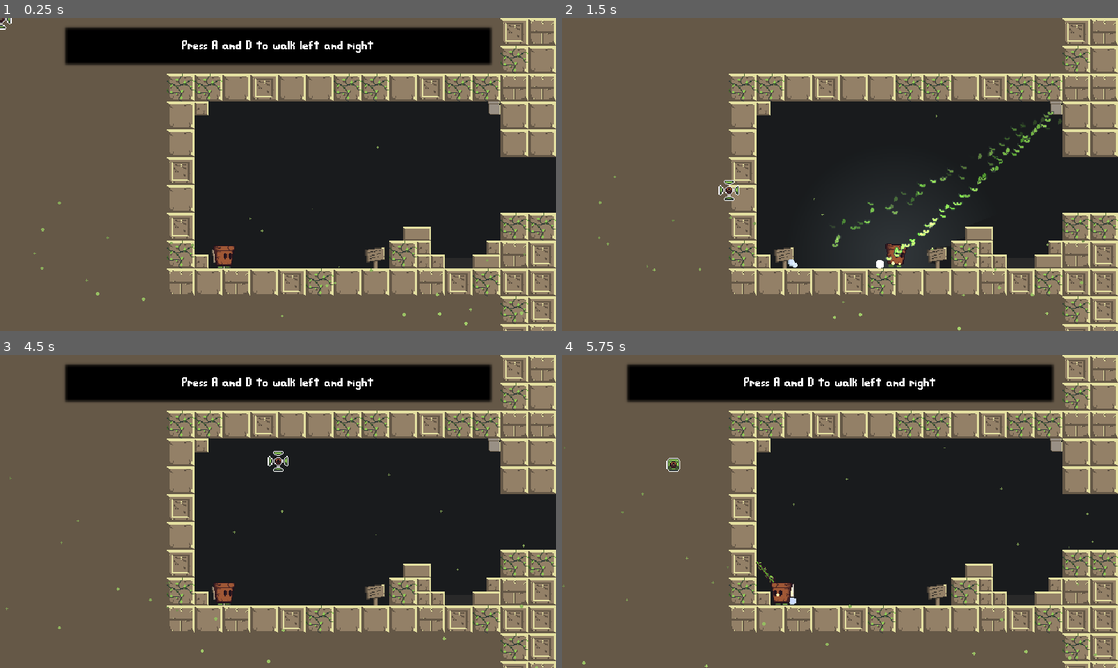
Above: before the commit, frames 1-4 (two rows, left to right).
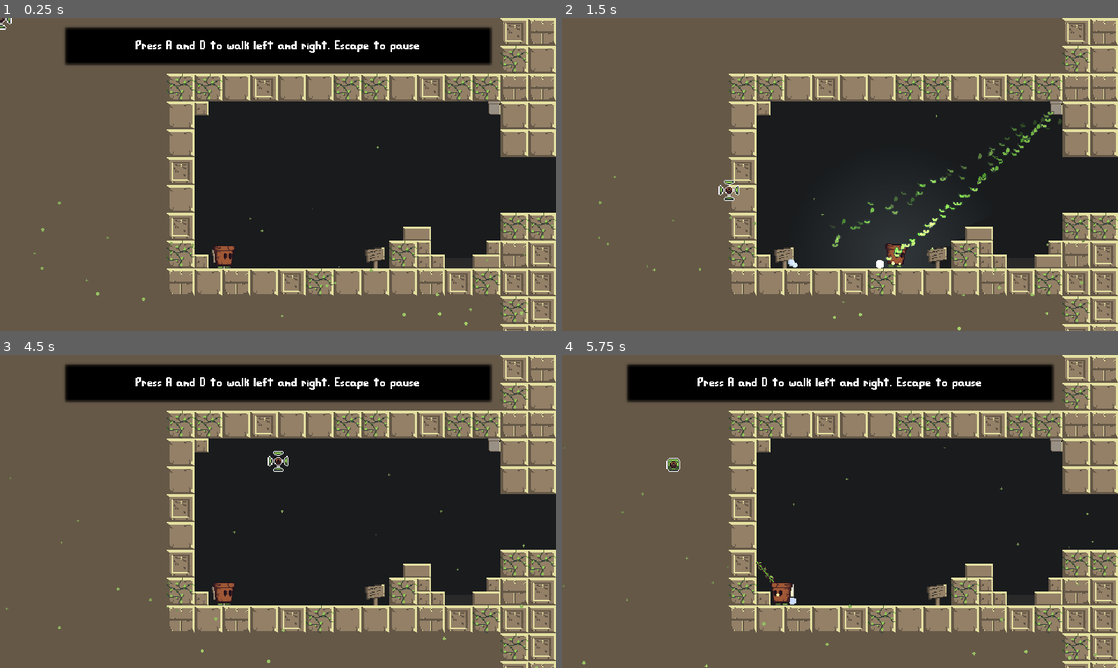
Above: after the commit, the same moments.

Repository: Sciman101/SecretSanta2020
Game: Godot game, scene res://scenes/Level.tscn
Two runs of this game, one before a commit and one after it. Both use one fixed random seed, a clock stepped at 60 frames per second and the inputs below.
Inputs (mouse positions are in pixels of both pictures, inside the frame that each line leads up to):
- Up to frame 1 (0.25 s): no input
- Up to frame 2 (1.5 s): tap A (left) at 0.5 s; move the mouse to (962, 158) at 0.52 s; hold Shift 0.53-1.28 s; hold D (right) from 0.53 s (still down); click (962, 158) at 0.67 s; tap W (jump) at 0.77 s; tap Ctrl at 0.8, 1.35 s; move the mouse to (728, 190) at 1.27 s; click (728, 190) at 1.42 s
- Up to frame 3 (4.5 s): tap W (jump) at 1.52, 3.02, 3.77 s; tap Shift at 1.55, 3.05 s; tap Space at 2 s; move the mouse to (333, 442) at 2.02 s; release D (right) at 2.03 s; hold A (left) 2.03-2.78 s; click (333, 442) at 2.1 s; tap Ctrl at 2.3, 3.8 s; move the mouse to (250, 574) at 2.77 s; hold D (right) 2.78-4.25 s; tap S (retract) at 2.85 s; click (250, 574) at 2.92 s; move the mouse to (444, 558) at 3.52 s; hold Shift 3.53-4.25 s; click (444, 558) at 3.67 s; tap Escape at 4.15 s; click "Restart Game" at 4.25 s
- Up to frame 4 (5.75 s): tap A (left) at 5 s; move the mouse to (673, 464) at 5.02 s; hold A (left) from 5.03 s (still down); tap Ctrl at 5.1 s; click (673, 464) at 5.17 s; tap W (jump) at 5.27 s; tap Shift at 5.3 s

The runs differ from the first frame. In frame 1, 0.6% of the frame differs, in the area x 24-76%, y 7-12%; in frame 2, nothing differs; in frame 3, 0.6%; in frame 4, 0.6%.

Commit message:
Added speedrun patch

Diff:
--- a/project.godot
+++ b/project.godot
@@ -10,7 +10,6 @@
 
 _global_script_classes=[  ]
 _global_script_class_icons={
-
 }
 
 [application]
@@ -65,23 +64,23 @@
 
 right={
 "deadzone": 0.5,
-"events": [ Object(InputEventKey,"resource_local_to_scene":false,"resource_name":"","device":0,"alt":false,"shift":false,"control":false,"meta":false,"command":false,"pressed":false,"scancode":68,"unicode":0,"echo":false,"script":null)
-, Object(InputEventKey,"resource_local_to_scene":false,"resource_name":"","device":0,"alt":false,"shift":false,"control":false,"meta":false,"command":false,"pressed":false,"scancode":16777233,"unicode":0,"echo":false,"script":null)
+"events": [ Object(InputEventKey,"resource_local_to_scene":false,"resource_name":"","device":0,"alt":false,"shift":false,"control":false,"meta":false,"command":false,"pressed":false,"scancode":68,"physical_scancode":0,"unicode":0,"echo":false,"script":null)
+, Object(InputEventKey,"resource_local_to_scene":false,"resource_name":"","device":0,"alt":false,"shift":false,"control":false,"meta":false,"command":false,"pressed":false,"scancode":16777233,"physical_scancode":0,"unicode":0,"echo":false,"script":null)
  ]
 }
 left={
 "deadzone": 0.5,
-"events": [ Object(InputEventKey,"resource_local_to_scene":false,"resource_name":"","device":0,"alt":false,"shift":false,"control":false,"meta":false,"command":false,"pressed":false,"scancode":65,"unicode":0,"echo":false,"script":null)
-, Object(InputEventKey,"resource_local_to_scene":false,"resource_name":"","device":0,"alt":false,"shift":false,"control":false,"meta":false,"command":false,"pressed":false,"scancode":16777231,"unicode":0,"echo":false,"script":null)
+"events": [ Object(InputEventKey,"resource_local_to_scene":false,"resource_name":"","device":0,"alt":false,"shift":false,"control":false,"meta":false,"command":false,"pressed":false,"scancode":65,"physical_scancode":0,"unicode":0,"echo":false,"script":null)
+, Object(InputEventKey,"resource_local_to_scene":false,"resource_name":"","device":0,"alt":false,"shift":false,"control":false,"meta":false,"command":false,"pressed":false,"scancode":16777231,"physical_scancode":0,"unicode":0,"echo":false,"script":null)
  ]
 }
 jump={
 "deadzone": 0.5,
-"events": [ Object(InputEventKey,"resource_local_to_scene":false,"resource_name":"","device":0,"alt":false,"shift":false,"control":false,"meta":false,"command":false,"pressed":false,"scancode":87,"unicode":0,"echo":false,"script":null)
-, Object(InputEventKey,"resource_local_to_scene":false,"resource_name":"","device":0,"alt":false,"shift":false,"control":false,"meta":false,"command":false,"pressed":false,"scancode":32,"unicode":0,"echo":false,"script":null)
-, Object(InputEventKey,"resource_local_to_scene":false,"resource_name":"","device":0,"alt":false,"shift":false,"control":false,"meta":false,"command":false,"pressed":false,"scancode":16777232,"unicode":0,"echo":false,"script":null)
-, Object(InputEventKey,"resource_local_to_scene":false,"resource_name":"","device":0,"alt":false,"shift":false,"control":false,"meta":false,"command":false,"pressed":false,"scancode":90,"unicode":0,"echo":false,"script":null)
-, Object(InputEventKey,"resource_local_to_scene":false,"resource_name":"","device":0,"alt":false,"shift":false,"control":false,"meta":false,"command":false,"pressed":false,"scancode":88,"unicode":0,"echo":false,"script":null)
+"events": [ Object(InputEventKey,"resource_local_to_scene":false,"resource_name":"","device":0,"alt":false,"shift":false,"control":false,"meta":false,"command":false,"pressed":false,"scancode":87,"physical_scancode":0,"unicode":0,"echo":false,"script":null)
+, Object(InputEventKey,"resource_local_to_scene":false,"resource_name":"","device":0,"alt":false,"shift":false,"control":false,"meta":false,"command":false,"pressed":false,"scancode":32,"physical_scancode":0,"unicode":0,"echo":false,"script":null)
+, Object(InputEventKey,"resource_local_to_scene":false,"resource_name":"","device":0,"alt":false,"shift":false,"control":false,"meta":false,"command":false,"pressed":false,"scancode":16777232,"physical_scancode":0,"unicode":0,"echo":false,"script":null)
+, Object(InputEventKey,"resource_local_to_scene":false,"resource_name":"","device":0,"alt":false,"shift":false,"control":false,"meta":false,"command":false,"pressed":false,"scancode":90,"physical_scancode":0,"unicode":0,"echo":false,"script":null)
+, Object(InputEventKey,"resource_local_to_scene":false,"resource_name":"","device":0,"alt":false,"shift":false,"control":false,"meta":false,"command":false,"pressed":false,"scancode":88,"physical_scancode":0,"unicode":0,"echo":false,"script":null)
  ]
 }
 grapple={
@@ -91,19 +90,19 @@
 }
 retract={
 "deadzone": 0.5,
-"events": [ Object(InputEventKey,"resource_local_to_scene":false,"resource_name":"","device":0,"alt":false,"shift":false,"control":false,"meta":false,"command":false,"pressed":false,"scancode":83,"unicode":0,"echo":false,"script":null)
-, Object(InputEventKey,"resource_local_to_scene":false,"resource_name":"","device":0,"alt":false,"shift":false,"control":false,"meta":false,"command":false,"pressed":false,"scancode":16777234,"unicode":0,"echo":false,"script":null)
+"events": [ Object(InputEventKey,"resource_local_to_scene":false,"resource_name":"","device":0,"alt":false,"shift":false,"control":false,"meta":false,"command":false,"pressed":false,"scancode":83,"physical_scancode":0,"unicode":0,"echo":false,"script":null)
+, Object(InputEventKey,"resource_local_to_scene":false,"resource_name":"","device":0,"alt":false,"shift":false,"control":false,"meta":false,"command":false,"pressed":false,"scancode":16777234,"physical_scancode":0,"unicode":0,"echo":false,"script":null)
 , Object(InputEventMouseButton,"resource_local_to_scene":false,"resource_name":"","device":0,"alt":false,"shift":false, …(202 unchanged characters)…
  ]
 }
 restart_zone={
 "deadzone": 0.5,
-"events": [ Object(InputEventKey,"resource_local_to_scene":false,"resource_name":"","device":0,"alt":false,"shift":false,"control":false,"meta":false,"command":false,"pressed":false,"scancode":82,"unicode":0,"echo":false,"script":null)
+"events": [ Object(InputEventKey,"resource_local_to_scene":false,"resource_name":"","device":0,"alt":false,"shift":false,"control":false,"meta":false,"command":false,"pressed":false,"scancode":82,"physical_scancode":0,"unicode":0,"echo":false,"script":null)
  ]
 }
 pause={
 "deadzone": 0.5,
-"events": [ Object(InputEventKey,"resource_local_to_scene":false,"resource_name":"","device":0,"alt":false,"shift":false,"control":false,"meta":false,"command":false,"pressed":false,"scancode":16777217,"unicode":0,"echo":false,"script":null)
+"events": [ Object(InputEventKey,"resource_local_to_scene":false,"resource_name":"","device":0,"alt":false,"shift":false,"control":false,"meta":false,"command":false,"pressed":false,"scancode":16777217,"physical_scancode":0,"unicode":0,"echo":false,"script":null)
  ]
 }
 
@@ -114,12 +113,13 @@
 
 [rendering]
 
-quality/2d/use_nvidia_rect_flicker_workaround=true
 quality/intended_usage/framebuffer_allocation=0
 quality/intended_usage/framebuffer_allocation.mobile=0
-quality/2d/use_pixel_snap=true
+2d/snapping/use_gpu_pixel_snap=true
 quality/shadows/filter_mode=0
 quality/reflections/texture_array_reflections=false
 quality/reflections/high_quality_ggx=false
 quality/subsurface_scattering/quality=0
 environment/default_environment="res://default_env.tres"
+quality/2d/use_nvidia_rect_flicker_workaround=true
+quality/2d/use_pixel_snap=true
--- a/scenes/Level.tscn
+++ b/scenes/Level.tscn
@@ -109,7 +109,7 @@
 
 [node name="PopupControls1" parent="Zones/LevelZone0" instance=ExtResource( 10 )]
 position = Vector2( -61.935, 93.6663 )
-message = "Press A and D to walk left and right"
+message = "Press A and D to walk left and right. Escape to pause"
 
 [node name="PopupControls2" parent="Zones/LevelZone0" instance=ExtResource( 10 )]
 position = Vector2( 113.817, 93.6663 )
@@ -173,7 +173,8 @@
 
 [node name="PopupRegion" parent="Zones/LevelZone4" instance=ExtResource( 10 )]
 position = Vector2( 272, 116.966 )
-message = "Stuck? Press 'R' to restart the room"
+message = "Stuck? Press 'R' to restart the room.
+(Hold shift at the same time to restart the game)"
 
 [node name="LevelZone5" parent="Zones" instance=ExtResource( 4 )]
 position = Vector2( -320, 560 )
@@ -475,52 +476,30 @@
 
 [node name="Player" parent="." instance=ExtResource( 2 )]
 position = Vector2( -381.935, 273.666 )
+
 [connection signal="body_entered" from="Zones/EndingZone/Finish" to="Zones/EndingZone/Finish" method="_on_Finish_body_entered"]
 
 [editable path="Zones/LevelZone0"]
-
 [editable path="Zones/LevelZone1"]
-
 [editable path="Zones/LevelZone2"]
-
 [editable path="Zones/LevelZone3"]
-
 [editable path="Zones/LevelZone4"]
-
 [editable path="Zones/LevelZone5"]
-
 [editable path="Zones/LevelZone6"]
-
 [editable path="Zones/HiddenLevelZone1"]
-
 [editable path="Zones/LevelZone7"]
-
 [editable path="Zones/LevelZone8"]
-
 [editable path="Zones/LevelZone9"]
-
 [editable path="Zones/SuperHiddenLevelZone"]
-
 [editable path="Zones/LevelZone10"]
-
 [editable path="Zones/LevelZone11"]
-
 [editable path="Zones/LevelZone12"]
-
 [editable path="Zones/HiddenLevelZone2"]
-
 [editable path="Zones/LevelZone13"]
-
 [editable path="Zones/LevelZone14"]
-
 [editable path="Zones/LevelZone15"]
-
 [editable path="Zones/LevelZone16"]
-
 [editable path="Zones/LevelZone17"]
-
 [editable path="Zones/LevelZone18"]
-
 [editable path="Zones/LevelZone19"]
-
 [editable path="Zones/LevelZone20"]
--- a/scenes/PauseMenu.tscn
+++ b/scenes/PauseMenu.tscn
@@ -91,6 +91,7 @@
 margin_right = 220.0
 margin_bottom = 322.0
 text = "Quit"
+
 [connection signal="pressed" from="Background/VBoxContainer/Resume" to="." method="resume"]
 [connection signal="pressed" from="Background/VBoxContainer/Restart" to="." method="restart"]
 [connection signal="pressed" from="Background/VBoxContainer/Screenshake" to="." method="_on_Screenshake_pressed"]
--- a/scenes/Tiles.tres
+++ b/scenes/Tiles.tres
@@ -19,7 +19,6 @@
 
 	COLOR = texture(TEXTURE,UV+offset*0.05);
 }"
-custom_defines = ""
 
 [sub_resource type="ShaderMaterial" id=2]
 shader = SubResource( 1 )
@@ -107,7 +106,6 @@
 
 	COLOR = c;
 }"
-custom_defines = ""
 
 [sub_resource type="ShaderMaterial" id=27]
 shader = SubResource( 26 )
--- a/scenes/partial/HUD.tscn
+++ b/scenes/partial/HUD.tscn
@@ -82,9 +82,6 @@
 margin_bottom = 19.0
 custom_fonts/font = ExtResource( 2 )
 text = "0"
-__meta__ = {
-"_edit_use_anchors_": false
-}
 
 [node name="CounterAnim" type="AnimationPlayer" parent="Counter"]
 anims/Hide = SubResource( 1 )
@@ -124,6 +121,37 @@
 
 [node name="Tween" type="Tween" parent="Popup"]
 
+[node name="CheatsLabel" type="Label" parent="."]
+anchor_right = 1.0
+anchor_bottom = 1.0
+custom_colors/font_outline_modulate = Color( 0, 0, 0, 1 )
+custom_colors/font_color_shadow = Color( 0, 0, 0, 1 )
+custom_constants/shadow_offset_x = 1
+custom_constants/shadow_offset_y = 1
+custom_constants/shadow_as_outline = 1
+custom_fonts/font = ExtResource( 5 )
+text = "CHEATS ENABLED"
+align = 1
+valign = 2
+autowrap = true
+
+[node name="Speedometer" type="Label" parent="."]
+visible = false
+anchor_right = 1.0
+anchor_bottom = 1.0
+margin_right = -8.0
+margin_bottom = -8.0
+custom_colors/font_outline_modulate = Color( 0, 0, 0, 1 )
+custom_colors/font_color_shadow = Color( 0, 0, 0, 1 )
+custom_constants/shadow_offset_x = 1
+custom_constants/shadow_offset_y = 1
+custom_constants/shadow_as_outline = 1
+custom_fonts/font = ExtResource( 5 )
+text = "Speed: 100"
+align = 2
+valign = 2
+autowrap = true
+
 [node name="Timer" type="Label" parent="."]
 visible = false
 anchor_left = 1.0
@@ -140,6 +168,7 @@
 }
 
 [node name="Results" type="ColorRect" parent="."]
+visible = false
 anchor_right = 1.0
 anchor_bottom = 1.0
 mouse_filter = 2
@@ -161,4 +190,5 @@
 (Esc to open menu)"
 align = 1
 valign = 1
+
 [connection signal="animation_finished" from="Counter/CounterAnim" to="." method="_on_CounterAnim_animation_finished"]
--- a/scripts/Collectible.gd
+++ b/scripts/Collectible.gd
@@ -30,6 +30,7 @@
 			else:
 				# Otherwise, wait for the player to land before collecting
 				body.connect('on_grounded',self,'_on_player_grounded')
+				Game.connect('on_game_finished',self,'_force_collect')
 				player = body
 				wait = true
 
@@ -64,6 +65,9 @@
 		grounded_frames = 0
 		return
 
+	_force_collect()
+
+func _force_collect() -> void:
 	Game.on_collect_flower()
 	player.disconnect('on_grounded',self,'_on_player_grounded')
 	for part in particles:
--- a/scripts/Game.gd
+++ b/scripts/Game.gd
@@ -20,6 +20,10 @@
 var game_time := 0.0
 var complete := false # Set to true once we beat the game
 
+var cheats := false
+
+signal on_game_finished
+signal toggle_cheats
 
 func _ready() -> void:
 	load_settings()
@@ -36,7 +40,7 @@
 func _process(delta) -> void:
 	if not get_tree().paused and not complete:
 		game_time += delta
-		if timer_enabled:
+		if timer_enabled and not cheats:
 			hud.set_timer_time(game_time)
 
 # Key shortcuts
@@ -48,24 +52,39 @@
 				PauseMenu._update_btn()
 			KEY_ESCAPE: # Pause the game
 				toggle_pause()
+			KEY_R:
+				if Input.is_key_pressed(KEY_SHIFT):
+					restart_game()
+			KEY_F1:
+				if get_tree().is_paused():
+					cheats = !cheats
+					emit_signal('toggle_cheats')
+
+			KEY_F10:
+				if hud:
+					hud.speedometer.visible = !hud.speedometer.visible
 
 
 func complete_game() -> void:
 	complete = true
+	emit_signal("on_game_finished")
 	if get_tree().paused:
 		toggle_pause()
 	hud.show_results()
 	PauseMenu.layer = 12
 
 
-func restart_timer() -> void:
+func restart_game():
+	get_tree().reload_current_scene()
+	if get_tree().paused:
+		toggle_pause()
+
 	game_time = 0.0
 	restarts = 0
 	complete = false
 	flowers_collected = 0
 	flowers_total = 0
 	PauseMenu.layer = 9
-
 
 func toggle_pause():
 	get_tree().paused = !get_tree().paused
--- a/scripts/PauseMenu.gd
+++ b/scripts/PauseMenu.gd
@@ -23,9 +23,7 @@
 func quit():
 	Game._notification(NOTIFICATION_WM_QUIT_REQUEST)
 func restart():
-	get_tree().reload_current_scene()
-	Game.toggle_pause()
-	Game.restart_timer()
+	Game.restart_game()
 func resume():
 	Game.toggle_pause()
 
--- a/scripts/fx/PetalParticle.gd
+++ b/scripts/fx/PetalParticle.gd
@@ -5,6 +5,8 @@
 var motion : Vector2
 var attracted : bool = false
 var wait := false
+
+var speed := 0.0
 
 func _ready():
 	motion = Vector2(rand_range(-1,1),rand_range(-1,1)).normalized() * rand_range(200,300)
@@ -22,8 +24,11 @@
 				if diff.length_squared() < 64:
 					queue_free()
 
+				speed += delta * 1000
+
 				# Accelerate towards the corner of the screen
-				motion += diff * 10 * delta
+				#motion += diff * 10 * delta
+				global_position = global_position.move_toward(target,delta*speed)
 
 	else:
 		# Slow down
--- a/scripts/player/Player.gd
+++ b/scripts/player/Player.gd
@@ -69,20 +69,17 @@
 	grapple.connect("grapple_hit",rope,'attach_grapple')
 	Game.game_camera.connect('tween_done',self,'unfreeze')
 
-	# Disable debugging on built versions
-	set_process_input(!OS.has_feature("standalone"))
-
 
 # DEBUGGING
 func _input(event):
-	if event is InputEventMouseButton:
-		if event.pressed:
-			if event.button_index == BUTTON_WHEEL_UP:
-				Engine.time_scale = min(1,Engine.time_scale+0.1)
-			elif event.button_index == BUTTON_WHEEL_DOWN:
-				Engine.time_scale = max(0,Engine.time_scale-0.1)
-			elif event.button_index == BUTTON_RIGHT:
-				global_position = get_global_mouse_position()
+	if Game.cheats:
+		if event is InputEventMouseButton:
+			if event.pressed:
+				if event.button_index == BUTTON_RIGHT:
+					global_position = get_global_mouse_position()
+		elif event is InputEventKey:
+			if event.scancode == KEY_CONTROL:
+				Engine.time_scale = 0.25 if event.pressed else 1
 
 
 func _physics_process(delta:float) -> void:
@@ -271,6 +268,8 @@
 
 	# Actually move
 	motion = move_and_slide(motion,Vector2.UP)
+	if Game.hud and Game.hud.speedometer.visible:
+		Game.hud.set_speedometer_value(motion.length())
 
 	standing_on = null
 	var found_spike = false
--- a/scripts/ui/HUD.gd
+++ b/scripts/ui/HUD.gd
@@ -3,6 +3,8 @@
 const TRANSPARENT := Color(1,1,1,0)
 
 onready var label = $Counter/Label
+onready var cheats_label = $CheatsLabel
+onready var speedometer = $Speedometer
 onready var anim = $Counter/CounterAnim
 onready var popup = $Popup
 onready var popup_label = $Popup/Label
@@ -14,6 +16,8 @@
 	Game.hud = self
 	# Hacky way to make this work
 	Game._set_enable_timer(Game.timer_enabled)
+	Game.connect("toggle_cheats",self,'_on_cheats_toggled')
+	_on_cheats_toggled()
 	$Results.visible = false
 
 
@@ -40,6 +44,8 @@
 	var seconds = fmod(time,60)
 	timer.text = "%02d:%04.1f" % [minutes,seconds]
 
+func set_speedometer_value(speed:float) -> void:
+	speedometer.text = "Speed: %1.f" % speed
 
 func show_flower_count() -> void:
 	if not anim.is_playing():
@@ -52,6 +58,8 @@
 func update_label() -> void:
 	label.text = str(Game.flowers_collected)
 
+func _on_cheats_toggled():
+	cheats_label.visible = Game.cheats
 
 func show_popup(text:String) -> void:
 	popup_label.text = text
Not shown, changed: textures/player/Player.png.import
Not shown, changed: textures/player/Vine.png.import
